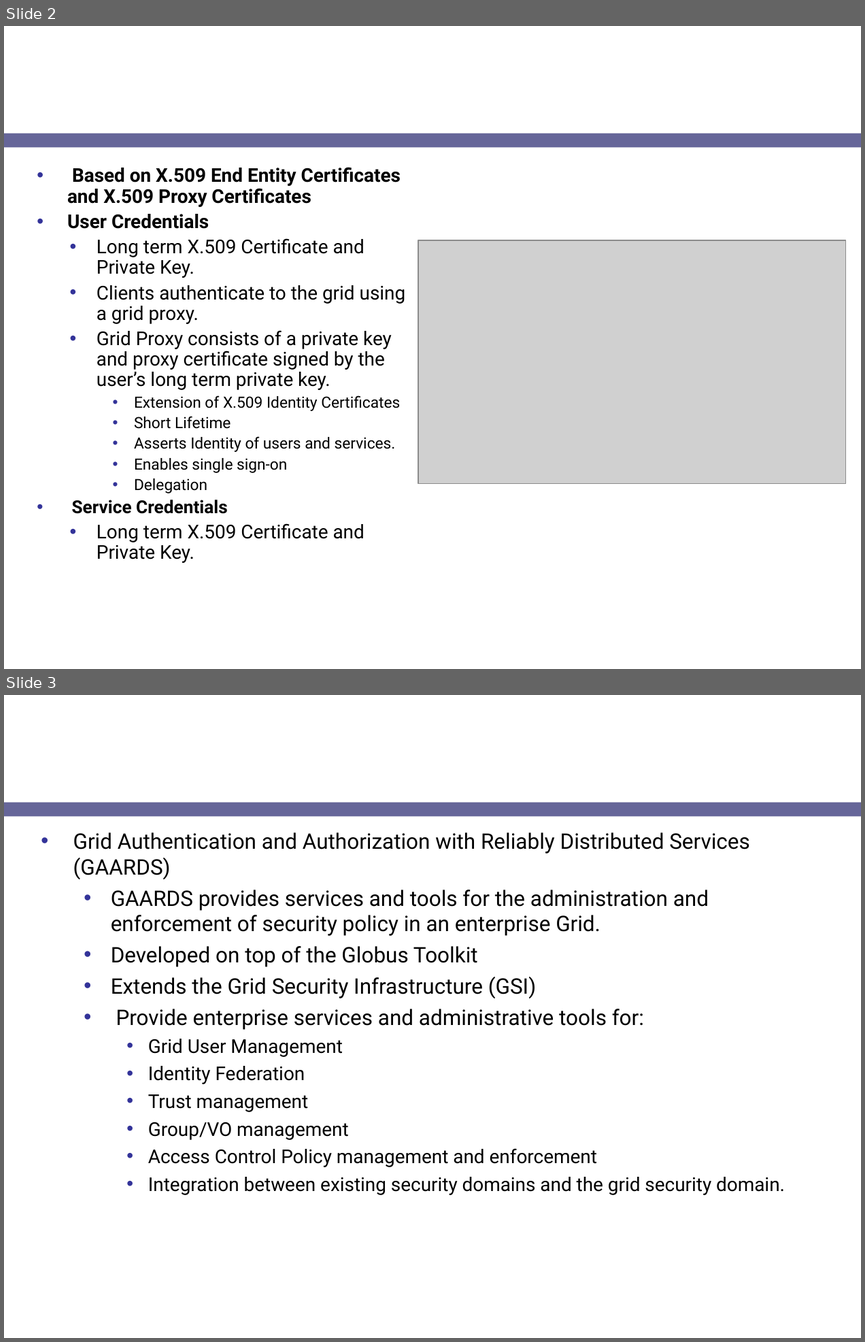
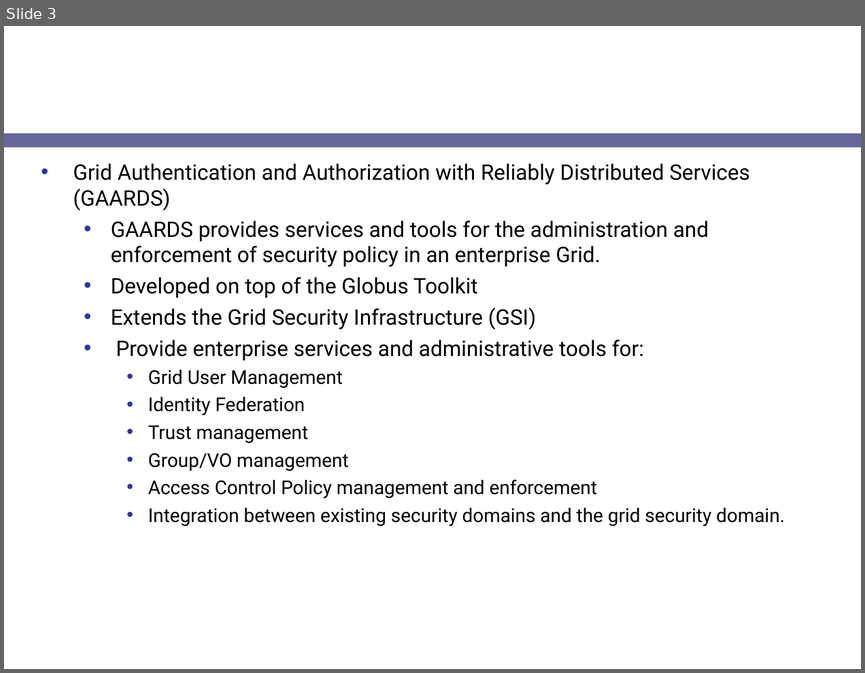
Before and after one commit to NCIP/cagrid-docs, a slide deck: presentations/security/gaards-oracle-2007.ppt. Shown one above the other, each under a label of ours: slides 2 and 3 before the commit, slide 3 after it. The pictures are 865x1342 and 865x673 pixels, drawn with LibreOffice and Linux fonts; fonts in the diff are those of the drawing; grey boxes stand for pictures; background and template pictures are left out. Boxes give left, top, right and bottom in pixels: in the first picture for what was removed or moved away, otherwise in the second. Text is boxed around its words. In the diff, an @@ line names an element or a change of style, - is before the commit and + after.

```diff
--- a/presentations/security/gaards-oracle-2007.ppt
+++ b/presentations/security/gaards-oracle-2007.ppt
@@ slide 2 removed at box(4, 26, 861, 669), background picture (left out); not listed: 1 template element that a slide beside it also shows @@
@@ title removed at box(33, 26, 675, 126) @@
-Grid Security Authentication
@@ text removed at box(67, 167, 406, 563) @@
-• Based on X.509 End Entity Certificates and X.509 Proxy Certificates
-• User Credentials
-  • Long term X.509 Certificate and Private Key.
-  • Clients authenticate to the grid using a grid proxy.
-  • Grid Proxy consists of a private key and proxy certificate signed by the user’s long term private key.
-    • Extension of X.509 Identity Certificates
-    • Short Lifetime
-    • Asserts Identity of users and services.
-    • Enables single sign-on
-    • Delegation
-• Service Credentials
-  • Long term X.509 Certificate and Private Key.
@@ picture removed at box(418, 240, 845, 484) @@
```
Also in this commit, not shown: 1 slide added.
